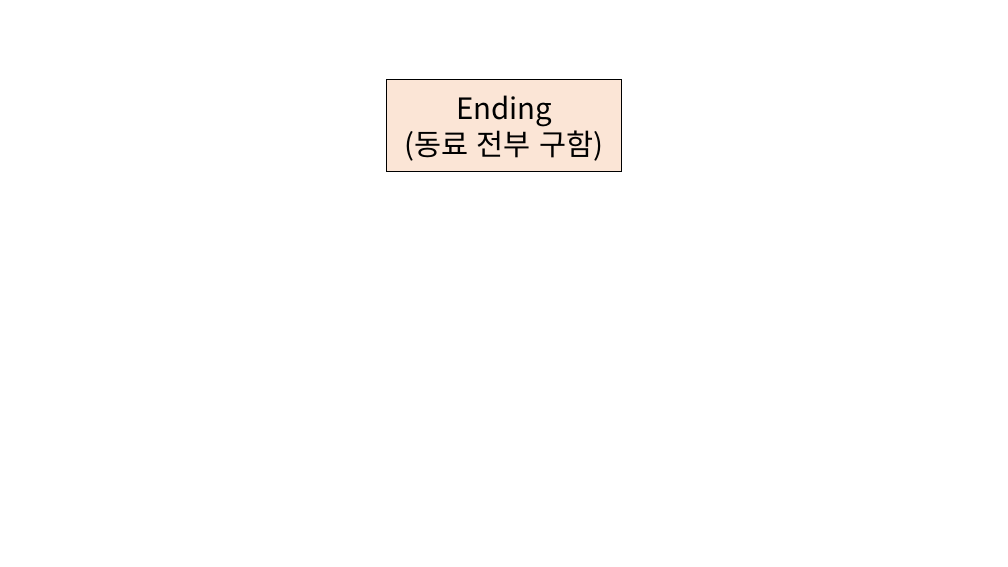
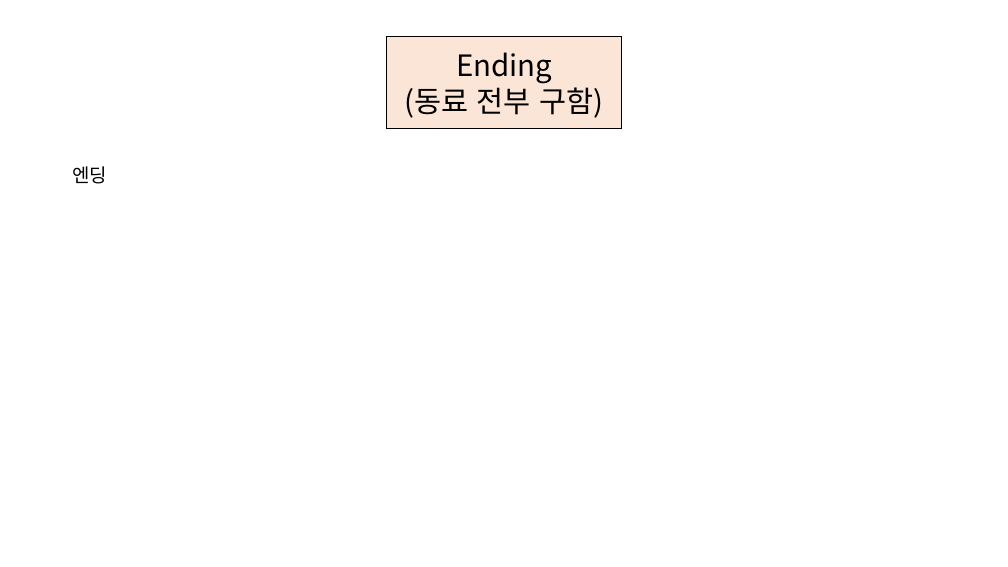
Before and after one commit to Sneer1/Project_KITRI, a slide deck: slide 5 of 워크플로우 및 게임 기획서.pptx. Drawn at 1008x567 pixels with LibreOffice and Linux fonts; fonts in the diff are those of the drawing. Boxes give left, top, right and bottom in pixels: in the first picture for what was removed or moved away, otherwise in the second. Text is boxed around its words. In the diff, an @@ line names an element or a change of style, - is before the commit and + after.

```diff
--- a/워크플로우 및 게임 기획서.pptx
+++ b/워크플로우 및 게임 기획서.pptx
@@ rectangle "Ending": place and size @@
-rectangle "Ending" at [386,80,622,172]
+rectangle "Ending" at [386,37,622,129]
@@ text added at [72,166,107,184], 18 pt, text #000000 @@
+엔딩
```
Also in this commit, not shown: 4 other slides changed.
